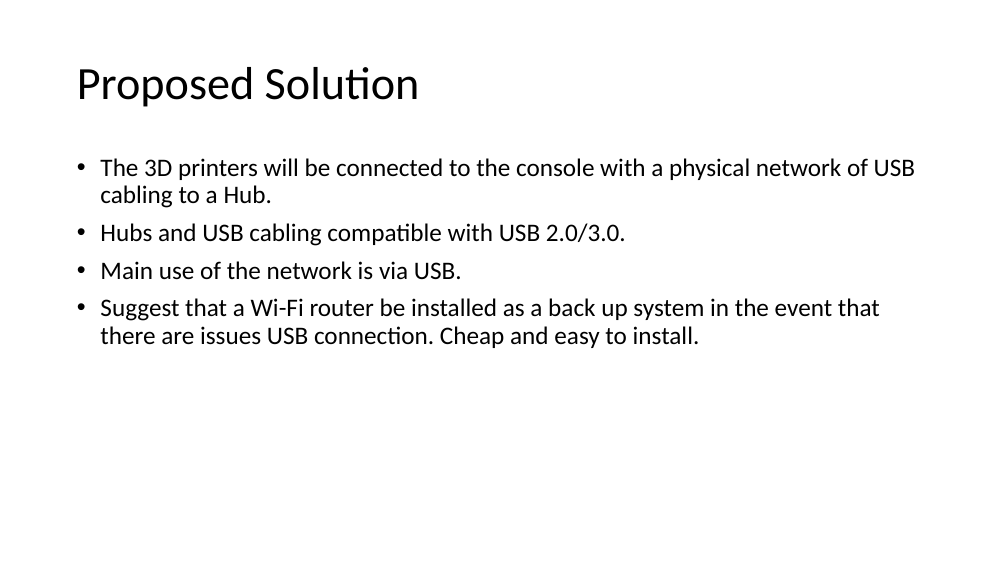
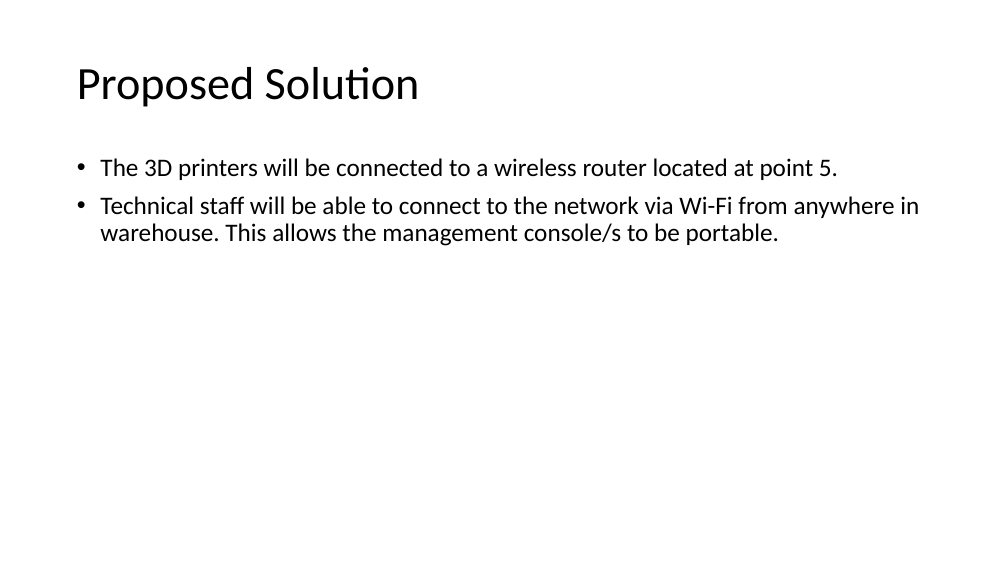
Before and after one commit to m00sedrive/Uni-Work-2015, a slide deck: slide 4 of Modules/Computer Networking/Docs/Connection Point_7 (Slides).pptx. Drawn at 1008x567 pixels with LibreOffice and Linux fonts; fonts in the diff are those of the drawing. Boxes give left, top, right and bottom in pixels: in the first picture for what was removed or moved away, otherwise in the second. Text is boxed around its words. In the diff, an @@ line names an element or a change of style, - is before the commit and + after.

Commit message:
Computer networking report and presentation slides

```diff
--- a/Modules/Computer Networking/Docs/Connection Point_7 (Slides).pptx
+++ b/Modules/Computer Networking/Docs/Connection Point_7 (Slides).pptx
@@ text at [100, 158, 919, 246]: text changed @@
-• The 3D printers will be connected to the console with a physical network of USB cabling to a Hub.
-• Hubs and USB cabling compatible with USB 2.0/3.0.
-• Main use of the network is via USB.
-• Suggest that a Wi-Fi router be installed as a back up system in the event that there are issues USB connection. Cheap and easy to install.
+• The 3D printers will be connected to a wireless router located at point 5.
+• Technical staff will be able to connect to the network via Wi-Fi from anywhere in warehouse. This allows the management console/s to be portable.
```
Also in this commit, not shown: 2 other slides changed, 8 other files.
